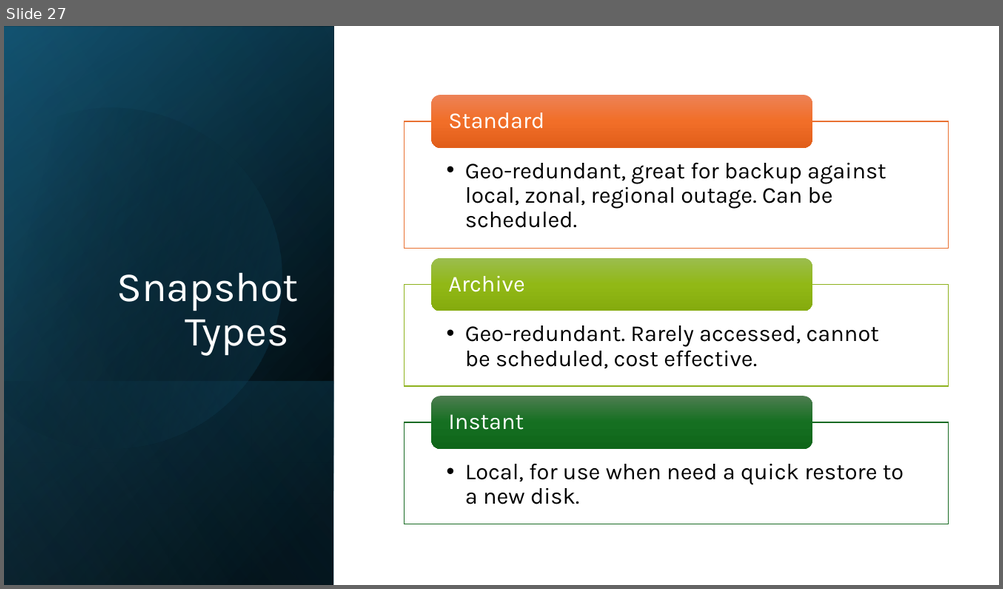
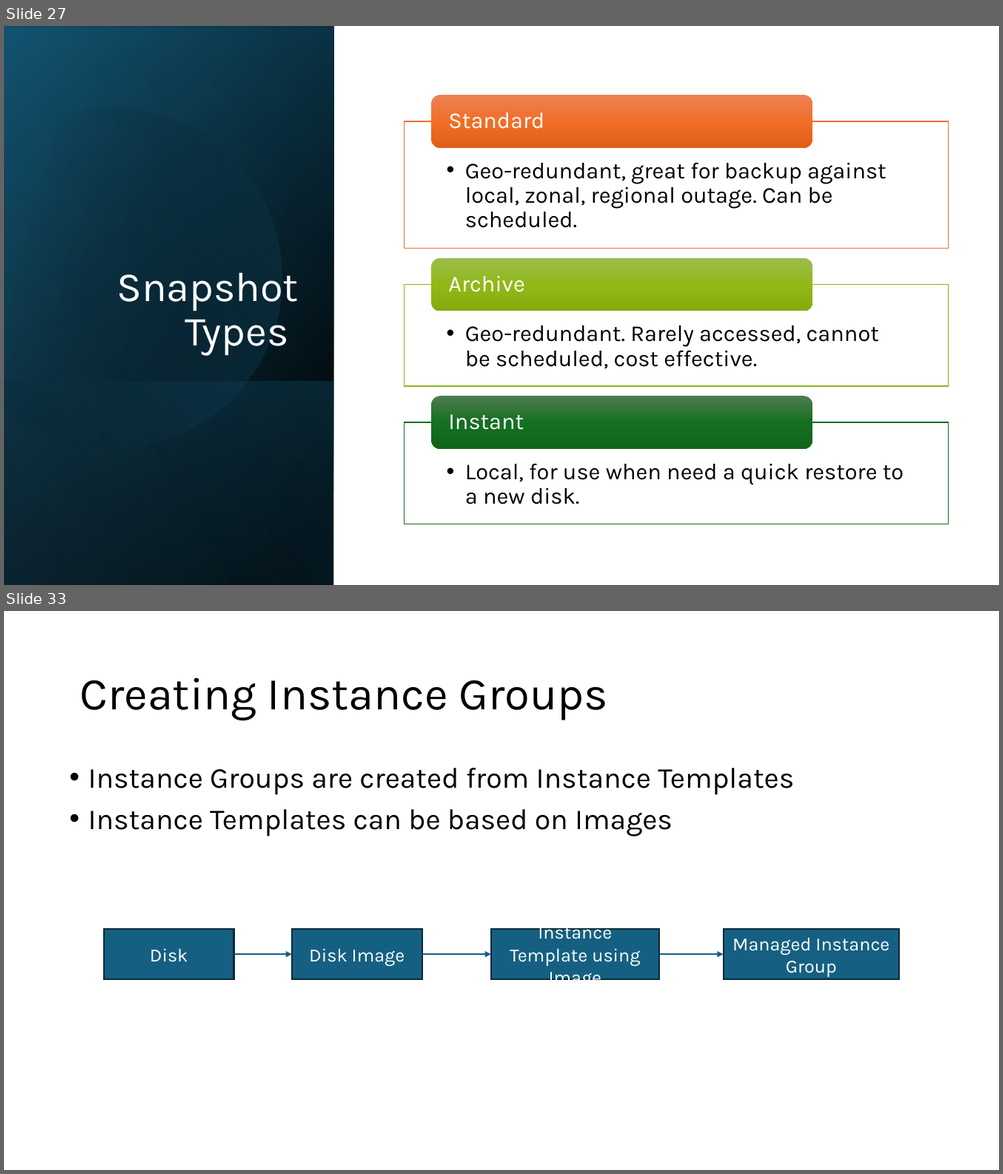
Before and after one commit to lkdrall/GCP-Professional, a slide deck: Module-2 Project, Compute.pptx. Shown one above the other, each under a label of ours: slide 27 before the commit, slides 27 and 33 after it; the slides between them are not shown. The pictures are 1003x589 and 1003x1174 pixels, drawn with LibreOffice and Linux fonts; fonts in the diff are those of the drawing. Boxes give left, top, right and bottom in pixels: in the first picture for what was removed or moved away, otherwise in the second. Text is boxed around its words. In the diff, an @@ line names an element or a change of style, - is before the commit and + after.

```diff
--- a/Module-2 Project, Compute.pptx
+++ b/Module-2 Project, Compute.pptx
@@ slide 33 added at <box>4,611,999,1170</box>, background #FFFFFF @@
@@ title added at <box>79,678,608,721</box>, 44 pt, text #000000 @@
+Creating Instance Groups
@@ text added at <box>88,768,794,837</box>, 28 pt, text #000000 @@
+• Instance Groups are created from Instance Templates
+• Instance Templates can be based on Images
@@ rectangle added at <box>104,930,234,980</box>, fill #156082, outline #092A39 1.5 pt, 18 pt, text #FFFFFF @@
+Disk
@@ rectangle added at <box>292,930,422,980</box>, fill #156082, outline #092A39 1.5 pt, 18 pt, text #FFFFFF @@
+Disk Image
@@ rectangle added at <box>491,930,659,980</box>, fill #156082, outline #092A39 1.5 pt, 18 pt, text #FFFFFF @@
+Instance Template using Image
@@ rectangle added at <box>723,930,899,980</box>, fill #156082, outline #092A39 1.5 pt, 18 pt, text #FFFFFF @@
+Managed Instance Group
@@ arrow added from (234, 954) to (292, 954), #156082 1.5 pt @@
@@ arrow added from (422, 954) to (491, 954), #156082 1.5 pt @@
@@ arrow added from (659, 954) to (723, 954), #156082 1.5 pt @@
```
Also in this commit, not shown: 8 other slides added.
